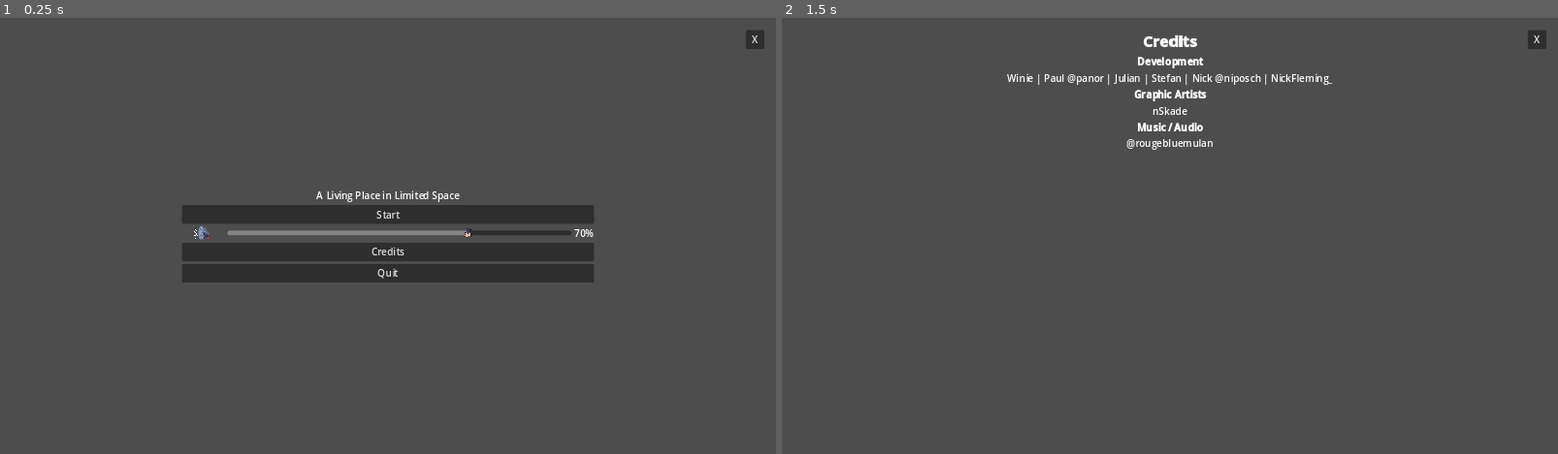
Above: before the commit, frames 1-2 (left to right).
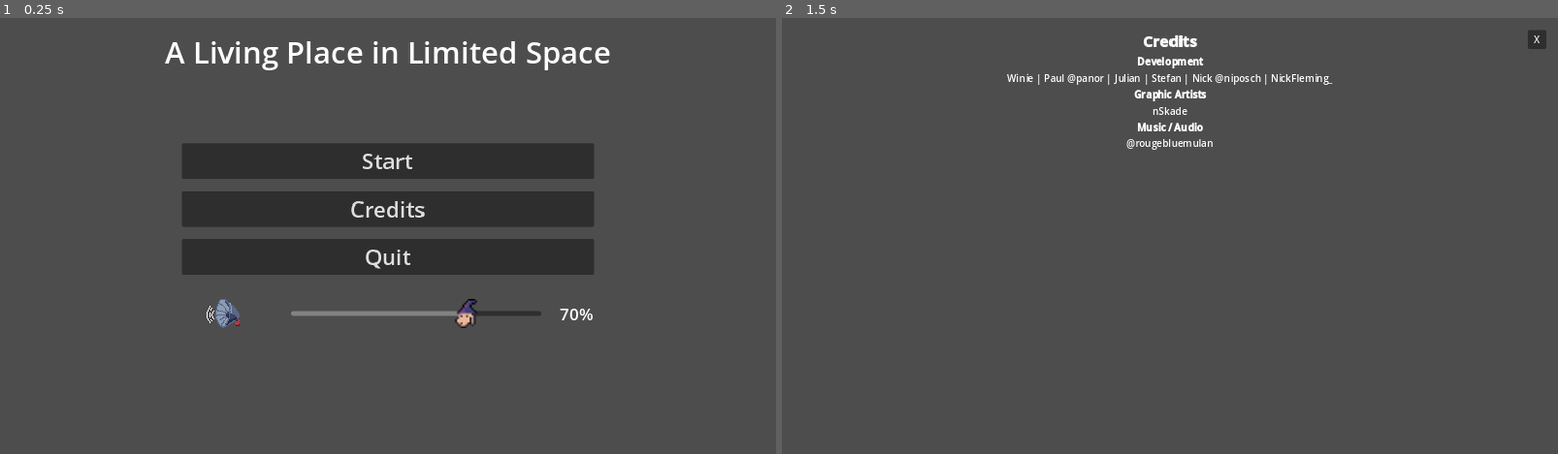
Above: after the commit, the same moments.

Repository: panorb/ludum-dare-54
Game: Godot game, scene res://world.tscn
Two runs of this game, one before a commit and one after it. Both use one fixed random seed, a clock stepped at 60 frames per second and the inputs below.
Inputs (mouse positions are in pixels of both pictures, inside the frame that each line leads up to):
- Up to frame 1 (0.25 s): no input
- Up to frame 2 (1.5 s): click (1534, 39) at 0.5 s, where only the run before the commit has a clickable "X"; click "Credits" at 1.25 s

The runs differ from the first frame. In frame 1, 10% of the frame differs, in the area x 21-99%, y 2-72%; in frame 2, nothing differs.

Commit message:
Redesign main menu

Diff:
--- a/godot/gui/main_menu.gd
+++ b/godot/gui/main_menu.gd
@@ -1,4 +1,4 @@
-extends Node
+extends Control
 
 
 signal start_game
--- /dev/null
+++ b/godot/gui/main_menu.tres
@@ -0,0 +1,8 @@
+[gd_resource type="Theme" format=3 uid="uid://bmbd2indv7vih"]
+
+[resource]
+default_font_size = 24
+Button/font_sizes/font_size = 36
+HBoxContainer/constants/separation = 30
+Label/font_sizes/font_size = 28
+VBoxContainer/constants/separation = 20
--- a/godot/gui/main_menu.tscn
+++ b/godot/gui/main_menu.tscn
@@ -1,9 +1,10 @@
-[gd_scene load_steps=5 format=3 uid="uid://d23t5lxls5bxt"]
+[gd_scene load_steps=6 format=3 uid="uid://d23t5lxls5bxt"]
 
 [ext_resource type="Script" path="res://gui/main_menu.gd" id="1_g6uru"]
+[ext_resource type="Theme" uid="uid://bmbd2indv7vih" path="res://gui/main_menu.tres" id="1_misio"]
 [ext_resource type="AudioStream" uid="uid://xst1ekamh3cv" path="res://music/main_menu_theme.mp3" id="2_j7iww"]
 [ext_resource type="Texture2D" uid="uid://lwfjxln88rc7" path="res://gui/volume_mute.png" id="3_3rkh5"]
-[ext_resource type="Texture2D" path="res://gui/volume_slider.png" id="3_b25uu"]
+[ext_resource type="Texture2D" uid="uid://c23u7darl2va3" path="res://gui/volume_slider.png" id="3_b25uu"]
 
 [node name="MainMenu" type="Control"]
 layout_mode = 3
@@ -14,6 +15,7 @@
 grow_vertical = 2
 size_flags_horizontal = 3
 size_flags_vertical = 3
+theme = ExtResource("1_misio")
 script = ExtResource("1_g6uru")
 
 [node name="Music" type="AudioStreamPlayer" parent="."]
@@ -21,17 +23,21 @@
 volume_db = 10.0
 autoplay = true
 
-[node name="Button" type="Button" parent="."]
+[node name="TitleLabel" type="Label" parent="."]
 layout_mode = 1
-anchors_preset = 1
-anchor_left = 1.0
-anchor_right = 1.0
-offset_left = -50.0
+anchors_preset = 5
+anchor_left = 0.5
+anchor_right = 0.5
+offset_left = -340.0
 offset_top = 20.0
-offset_right = -19.0
-offset_bottom = 51.0
-grow_horizontal = 0
-text = "X"
+offset_right = 340.0
+offset_bottom = 73.0
+grow_horizontal = 2
+size_flags_vertical = 6
+theme_override_font_sizes/font_size = 50
+text = "A Living Place in Limited Space"
+horizontal_alignment = 1
+vertical_alignment = 1
 
 [node name="CenterContainer" type="AspectRatioContainer" parent="."]
 layout_mode = 1
@@ -54,18 +60,23 @@
 size_flags_stretch_ratio = 7.01
 alignment = 1
 
-[node name="TitleLabel" type="Label" parent="CenterContainer/MarginContainer/MenuVBoxContainer"]
-layout_mode = 2
-size_flags_vertical = 6
-text = "A Living Place in Limited Space"
-horizontal_alignment = 1
-vertical_alignment = 1
-
 [node name="StartButton" type="Button" parent="CenterContainer/MarginContainer/MenuVBoxContainer"]
 unique_name_in_owner = true
-custom_minimum_size = Vector2(25, 10)
 layout_mode = 2
 text = "Start"
+
+[node name="CreditsButton" type="Button" parent="CenterContainer/MarginContainer/MenuVBoxContainer"]
+unique_name_in_owner = true
+layout_mode = 2
+text = "Credits"
+
+[node name="QuitButton" type="Button" parent="CenterContainer/MarginContainer/MenuVBoxContainer"]
+unique_name_in_owner = true
+layout_mode = 2
+text = "Quit"
+
+[node name="Spacer" type="Control" parent="CenterContainer/MarginContainer/MenuVBoxContainer"]
+layout_mode = 2
 
 [node name="SoundHBoxContainer" type="HBoxContainer" parent="CenterContainer/MarginContainer/MenuVBoxContainer"]
 layout_mode = 2
@@ -94,15 +105,3 @@
 unique_name_in_owner = true
 layout_mode = 2
 text = "100%"
-
-[node name="CreditsButton" type="Button" parent="CenterContainer/MarginContainer/MenuVBoxContainer"]
-unique_name_in_owner = true
-custom_minimum_size = Vector2(25, 10)
-layout_mode = 2
-text = "Credits"
-
-[node name="QuitButton" type="Button" parent="CenterContainer/MarginContainer/MenuVBoxContainer"]
-unique_name_in_owner = true
-custom_minimum_size = Vector2(25, 10)
-layout_mode = 2
-text = "Quit"
Binary file changed: godot/gui/volume_slider.png
